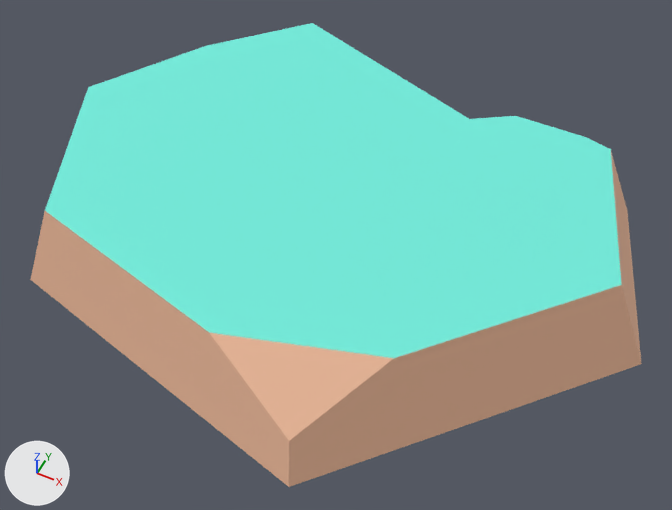
The glTF model assets/nature_kit/rock_smallFlatC.glb as it was, and as the next commit left it.
Both versions are drawn from a 50 mm camera at (0.215, -0.404, 0.449) aimed at (0.02, -0.015, -0.037). Every picture has the same lights, and +X, +Y and +Z are marked at lower left. The picture after the commit comes second. Where no turn or scale is listed for an object, it has been applied to the vertices.

The first picture shows 'rock_smallFlatC'.
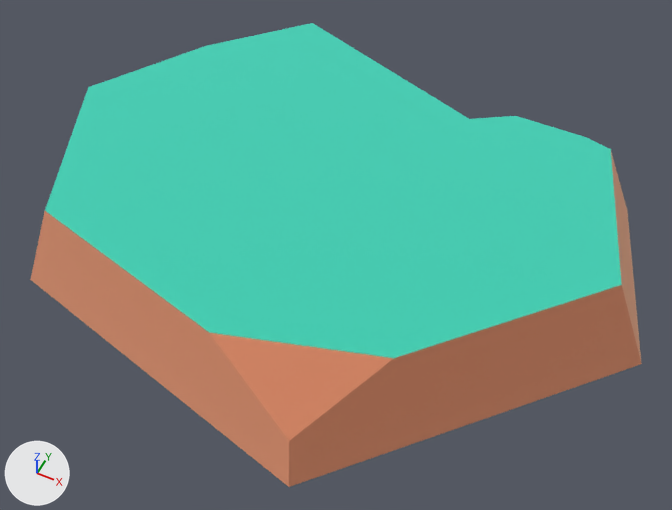
Patch to the scene script:
```diff
--- a/assets/nature_kit/rock_smallFlatC.glb.py
+++ b/assets/nature_kit/rock_smallFlatC.glb.py
@@ mat_dirt @@
 mat_dirt.base_color = (0.886, 0.514, 0.341)  # beige #f2be9e
-mat_dirt.metallic = 0.05
+mat_dirt.metallic = 1.0
 mat_dirt.roughness = 0.85
@@ mat_grass @@
 mat_grass.base_color = (0.173, 0.847, 0.722)  # cyan #73eddd
-mat_grass.metallic = 0.05
-mat_grass.roughness = 0.85
+mat_grass.metallic = 1.0
+mat_grass.roughness = 1.0
@@ ob_tmpparent @@
-ob_tmpparent = bpy.data.objects.new('tmpParent', None)
-ob_tmpparent.location = (0.0, 0.0, 0.0)
```

Boxes [x1, y1, x2, y2] around the edits, measured in the pictures (672 x 510 px):
'rock_smallFlatC', surface changed: [30, 23, 642, 487] in both
